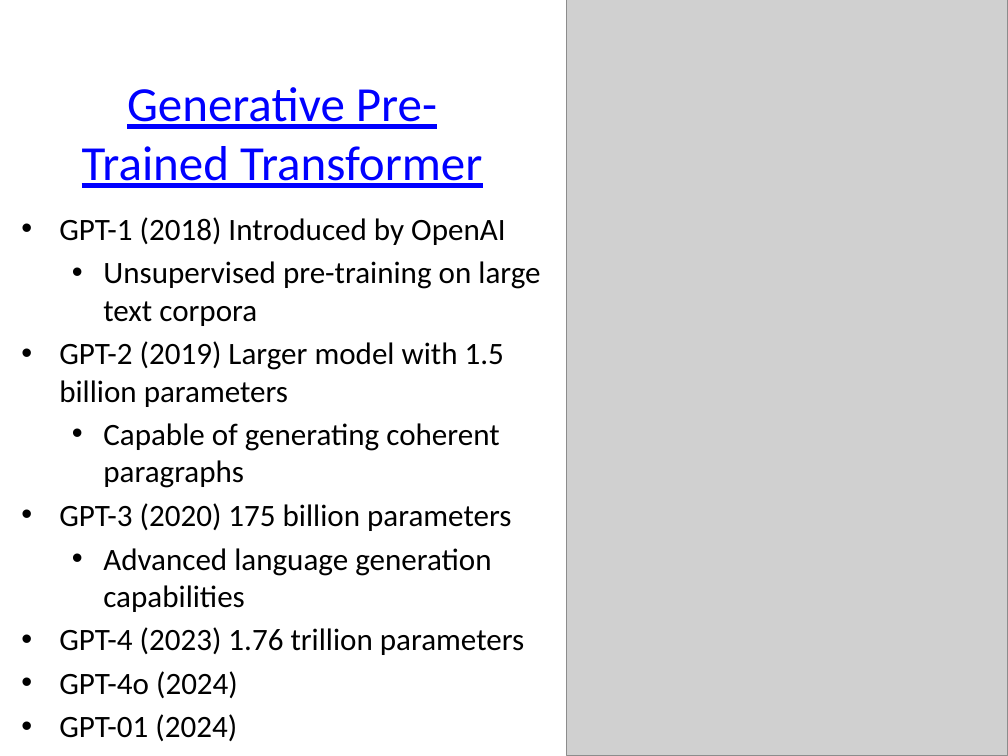
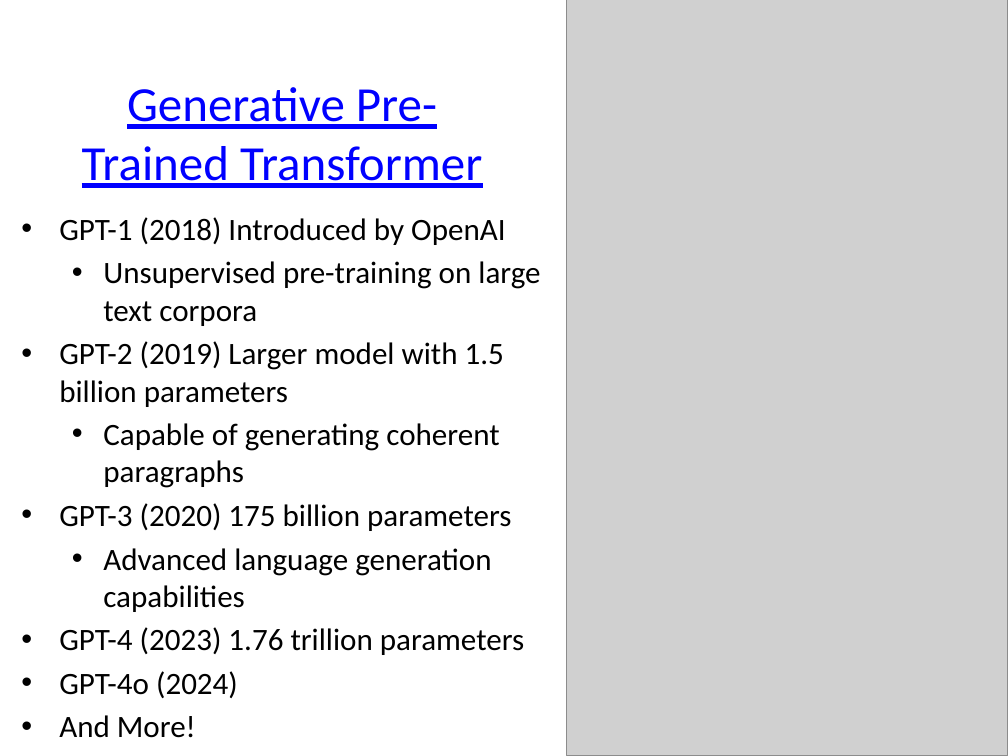
Before and after one commit to Chelsea-Myers/AIE_Presentations, a slide deck: slide 16 of AI Learning Systems.pptx. Drawn at 1008x756 pixels with LibreOffice and Linux fonts; fonts in the diff are those of the drawing; grey boxes stand for pictures. Boxes give left, top, right and bottom in pixels: in the first picture for what was removed or moved away, otherwise in the second. Text is boxed around its words. In the diff, an @@ line names an element or a change of style, - is before the commit and + after.

```diff
--- a/AI Learning Systems.pptx
+++ b/AI Learning Systems.pptx
@@ text at [59,715,196,738]: text changed @@
-• GPT-01 (2024)
+• And More!
```
Also in this commit, not shown: 8 other slides changed, 1 other file.
